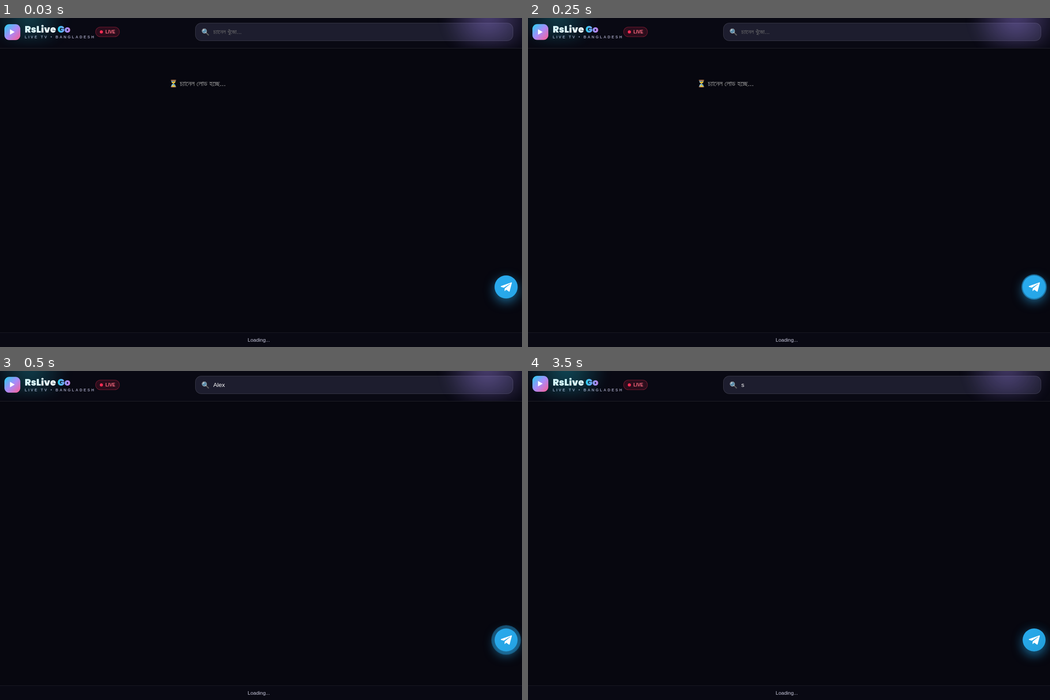
Above: before the commit, frames 1-4 (two rows, left to right).
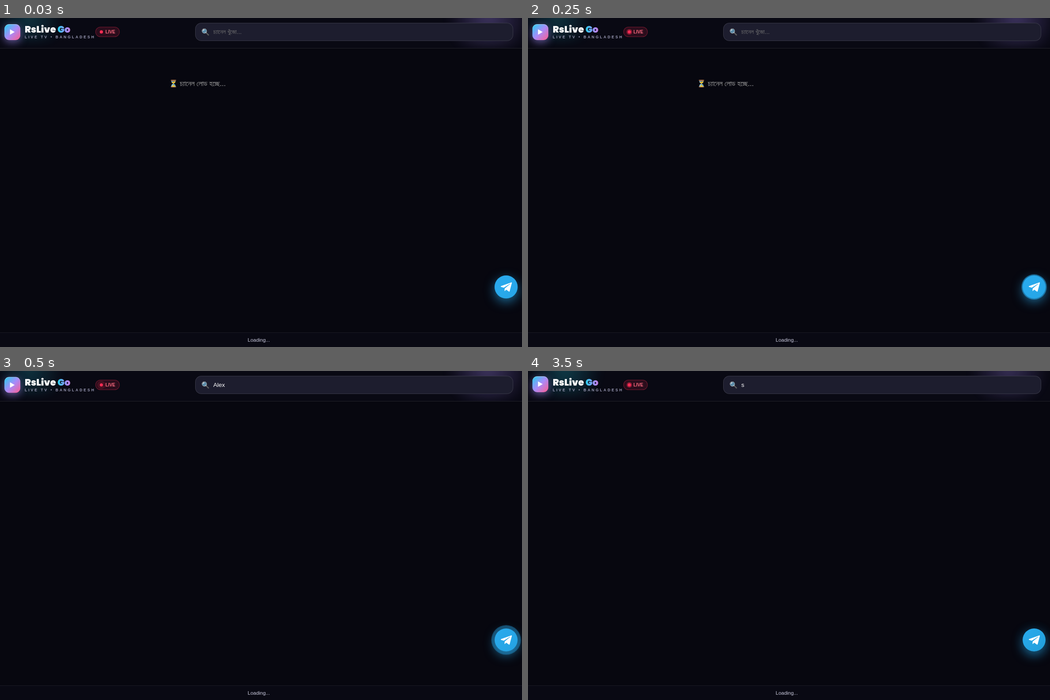
Above: after the commit, the same moments.

Repository: rsbd80/Play-Go
Game: browser game, page index.html
The game is run twice, just before and just after one commit, with the same random seed, the same clock (stepped at 60 frames per second) and the same inputs.
Inputs (mouse positions are in pixels of both pictures, inside the frame that each line leads up to):
- Up to frame 1 (0.03 s): no input
- Up to frame 2 (0.25 s): no input
- Up to frame 3 (0.5 s): click (354, 384) at 0.27 s; type "Alex" at 0.27 s
- Up to frame 4 (3.5 s): click "▶ RsLive Go LIVE TV • BANGLAD…" at 0.52 s; tap Space every 0.5 s from 1.1 to 3.1 s; click (882, 384) at 1.27 s; type "a" at 1.27 s; tap Enter at 1.3, 2.5, 3.1 s; click (580, 384) at 1.87 s; click (882, 384) at 2.47 s; type "t" at 2.47 s; click (882, 384) at 3.07 s; type "s" at 3.07 s

The runs differ from the first frame. In frame 1, 0.7% of the frame differs, in the area x 0-99%, y 1-9%; in frame 2, 0.7%; in frame 3, 0.7%; in frame 4, 0.6%.

Commit message:
Update app.js

Diff:
--- a/app.js
+++ b/app.js
@@ -28,17 +28,26 @@
 body{background:#07070f;color:#fff;font-family:'Hind Siliguri',sans-serif;display:flex;flex-direction:column;touch-action:pan-y}
 #app{display:flex;flex-direction:column;flex:1;min-height:0;overflow-x:hidden}
 .sticky{flex-shrink:0;z-index:100;overflow-x:hidden;max-width:100vw}
-header{background:rgba(10,10,20,.92);backdrop-filter:blur(16px);padding:14px 12px;border-bottom:1px solid rgba(255,255,255,.08)}
-.top-row{display:flex;flex-direction:column}
+header{background:rgba(10,10,20,.92);backdrop-filter:blur(16px);padding:14px 12px;border-bottom:1px solid rgba(255,255,255,.08);position:relative;overflow:hidden}
+.top-row{display:flex;flex-direction:column;position:relative;z-index:2}
 .header-top{display:flex;align-items:center;justify-content:space-between}
 .search-wrap{position:relative;margin-top:12px}
 .logo{display:flex;align-items:center;gap:10px;cursor:pointer}
-.logo .play-ico{width:36px;height:36px;border-radius:11px;ba …(86 unchanged characters)… er;justify-content:center;font-size:15px}
-.logo-text .name{font-family:'Poppins',sans-serif;font-size:21px;font-weight:900;line-height:1}
-.logo-text .name i{font-style:normal;background:linear-gradient(90deg,#22d3ee,#a78bfa,#ff5d8f);-webkit-background-clip:text;background-clip:text;color:transparent}
+.logo .play-ico{width:36px;height:36px;border-radius:11px;ba …(86 unchanged characters)… er;justify-content:center;font-size:15px;box-shadow:0 5px 18px rgba(167,139,250,.55), inset 0 1px 0 rgba(255,255,255,.45);animation:logoFloat 3s ease-in-out infinite}
+@keyframes logoFloat{0%,100%{transform:translateY(0)}50%{transform:translateY(-2px)}}
+.logo-text .name{font-family:'Poppins',sans-serif;font-size:21px;font-weight:900;line-height:1;color:#fff}
+/* ✅ FIX - আগে এখানে animation ছিল না, তাই Color আটকে থাকতো */
+.logo-text .name i{font-style:normal;background:linear-gradient(90deg,#22d3ee,#a78bfa,#ff5d8f,#fb923c,#22d3ee);background-size:300% auto;-webkit-background-clip:text;background-clip:text;color:transparent;-webkit-text-fill-color:transparent;animation:shineFlow 3s linear infinite}
+@keyframes shineFlow{0%{background-position:0% center}100%{background-position:300% center}}
 .logo-text .tag{font-size:8.5px;letter-spacing:3px;color:#9a9ab5;font-weight:700;margin-top:2px}
 .live-pill{display:flex;align-items:center;gap:6px;background:rgba(255,45,85,.14);border:1px solid rgba(255,45,85,.35);color:#ff6b81;font-size:10px;font-weight:800;padding:5px 9px;border-radius:20px}
-.live-pill i{width:7px;height:7px;background:#ff2d55;border-radius:50%}
+.live-pill i{width:7px;height:7px;background:#ff2d55;border-radius:50%;box-shadow:0 0 0 0 rgba(255,45,85,.7);animation:pulseDot 1.4s infinite}
+@keyframes pulseDot{0%{box-shadow:0 0 0 0 rgba(255,45,85,.7)}70%{box-shadow:0 0 0 7px rgba(255,45,85,0)}100%{box-shadow:0 0 0 0 rgba(255,45,85,0)}}
+/* ✅ FIX - Header এর পিছনের Color Glow এখন ঘুরবে, আটকে থাকবে না */
+header::before{content:"";position:absolute;top:-50px;left:-20px;width:200px;height:110px;background:radial-gradient(circle,rgba(34,211,238,.35),transparent 70%);filter:blur(10px);pointer-events:none;animation:glowMove 4s ease-in-out infinite alternate}
+header::after{content:"";position:absolute;top:-50px;right:-20px;width:200px;height:110px;background:radial-gradient(circle,rgba(167,139,250,.35),transparent 70%);filter:blur(10px);pointer-events:none;animation:glowMove2 4s ease-in-out infinite alternate}
+@keyframes glowMove{0%{transform:translateX(0) scale(1);opacity:.6}100%{transform:translateX(50px) scale(1.2);opacity:1}}
+@keyframes glowMove2{0%{transform:translateX(0) scale(1.2);opacity:1}100%{transform:translateX(-50px) scale(1);opacity:.6}}
 .search-wrap .s-ico{position:absolute;left:14px;top:50%;transform:translateY(-50%);font-size:15px}
 #search{width:100%;padding:12px 14px 12px 40px;border-radius:14px;border:1px solid rgba(255,255,255,.12);background:#1d1d2e;color:#fff;font-size:13.5px;font-family:'Hind Siliguri',sans-serif;outline:none;user-select:text;-webkit-user-select:text}
 #cats{display:flex;gap:7px;overflow-x:auto;overflow-y:hidden;padding:12px 12px;white-space:nowrap;scrollbar-width:none;background:#07070f;border-bottom:1px solid rgba(255,255,255,.08);flex-shrink:0}
@@ -57,7 +66,7 @@
 #noticeBar{display:none;background:linear-gradient(90deg,#22d3ee,#a78bfa,#ff5d8f);color:#000;font-size:12px;font-weight:700;padding:8px;text-align:center}
 #featured{display:none;margin:12px 12px 0;background:#221a3a;border:1px solid #a78bfa;border-radius:12px;padding:12px;cursor:pointer}
 #status{position:fixed;bottom:0;left:0;right:0;background:rgba(10,10,20,.92);padding:10px;text-align:center;font-size:11.5px;color:#c8c8dd;border-top:1px solid rgba(255,255,255,.08);z-index:200}
-#status b{background:linear-gradient(90deg,#22d3ee,#a78bfa);-webkit-background-clip:text;background-clip:text;color:transparent}
+#status b{background:linear-gradient(90deg,#22d3ee,#a78bfa,#ff5d8f,#22d3ee);background-size:300% auto;-webkit-background-clip:text;background-clip:text;color:transparent;animation:shineFlow 3s linear infinite}
 .tele{position:fixed;right:14px;bottom:110px;width:52px;height:52px;border-radius:50%;background:linear-gradient(135deg,#2AABEE,#229ED9);display:flex;align-items:center;justify-content:center;z-index:999;box-shadow:0 8px 25px rgba(42,171,238,.6)}
 .tele svg{width:26px;height:26px;fill:#fff}
 .tele::before{content:'';position:absolute;width:100%;height:100%;border-radius:50%;background:#2AABEE;z-index:-1;animation:telePulse 2s infinite}
